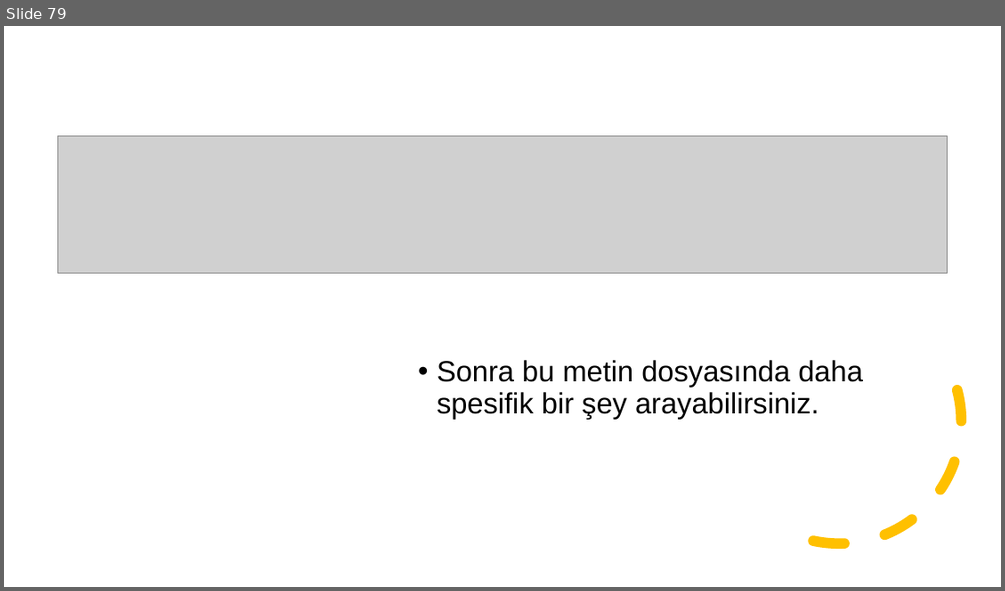
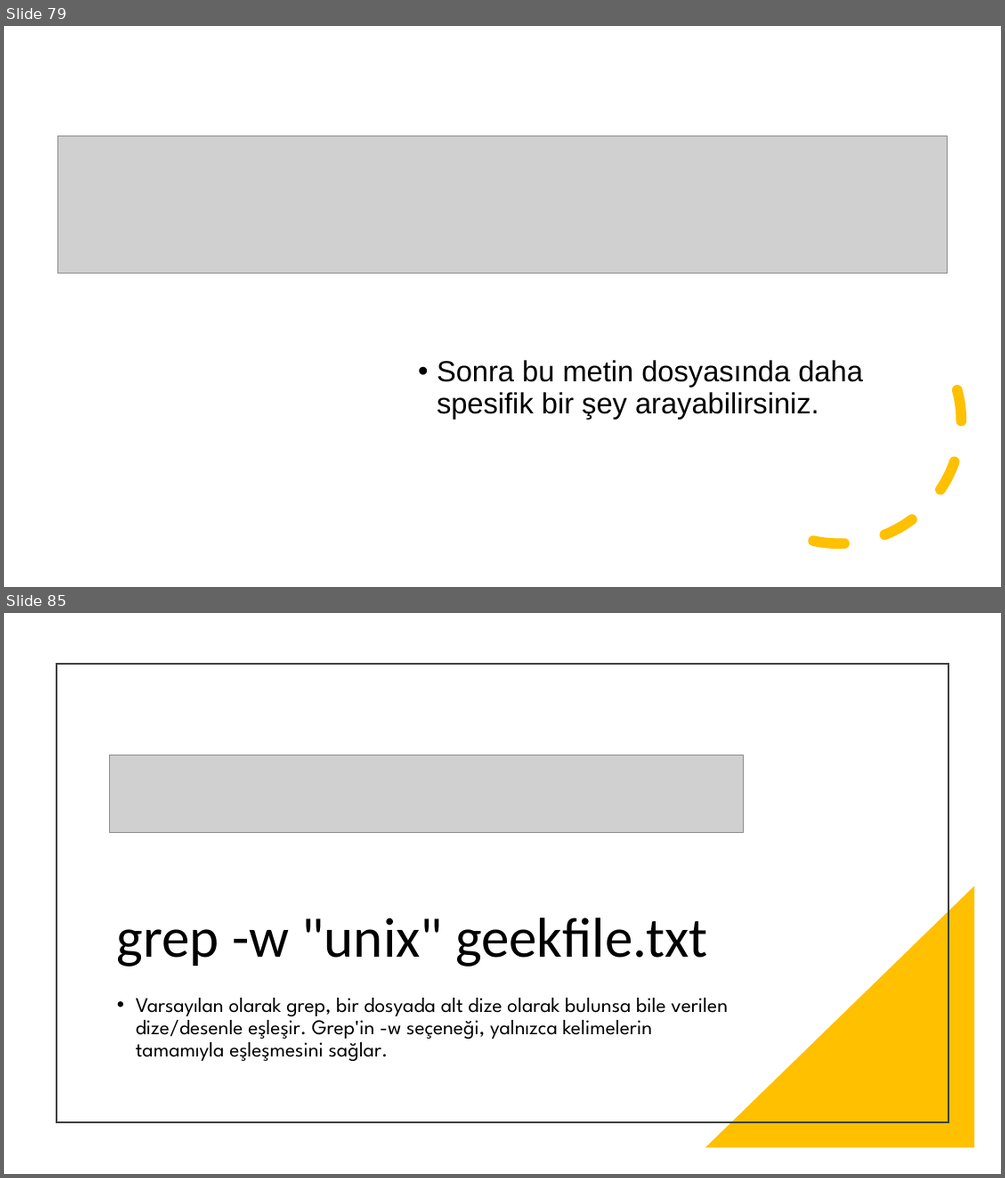
Before and after one commit to cahityusuf/LinuxCourse, a slide deck: LinuxKursu.pptx. Shown one above the other, each under a label of ours: slide 79 before the commit, slides 79 and 85 after it; the slides between them are not shown. The pictures are 1005x591 and 1005x1178 pixels, drawn with LibreOffice and Linux fonts; fonts in the diff are those of the drawing; grey boxes stand for pictures. Boxes give left, top, right and bottom in pixels: in the first picture for what was removed or moved away, otherwise in the second. Text is boxed around its words. In the diff, an @@ line names an element or a change of style, - is before the commit and + after.

Commit message:
grep detayları eklendi

```diff
--- a/LinuxKursu.pptx
+++ b/LinuxKursu.pptx
@@ slide 85 added at (4, 613, 1001, 1174), background #FFFFFF @@
@@ rectangle added at (57, 664, 948, 1122), outline #404040 1.5 pt @@
@@ picture added at (109, 755, 743, 832) @@
@@ right triangle added at (705, 886, 975, 1148), fill #FFC000 @@
@@ title added at (117, 917, 707, 966), 54 pt, text #000000 @@
+grep -w "unix" geekfile.txt
@@ text added at (136, 997, 728, 1061), 20 pt, text #000000 @@
+• Varsayılan olarak grep, bir dosyada alt dize olarak bulunsa bile verilen dize/desenle eşleşir. Grep'in -w seçeneği, yalnızca kelimelerin tamamıyla eşleşmesini sağlar.
```
Also in this commit, not shown: 10 other slides added, 1 slide removed.
